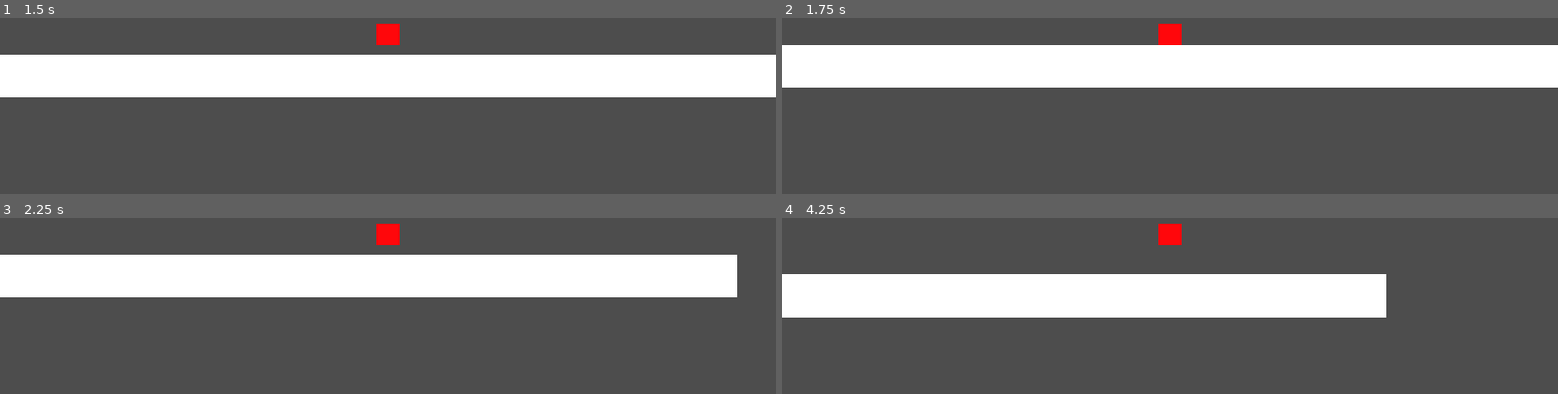
Above: before the commit, frames 1-4 (two rows, left to right).
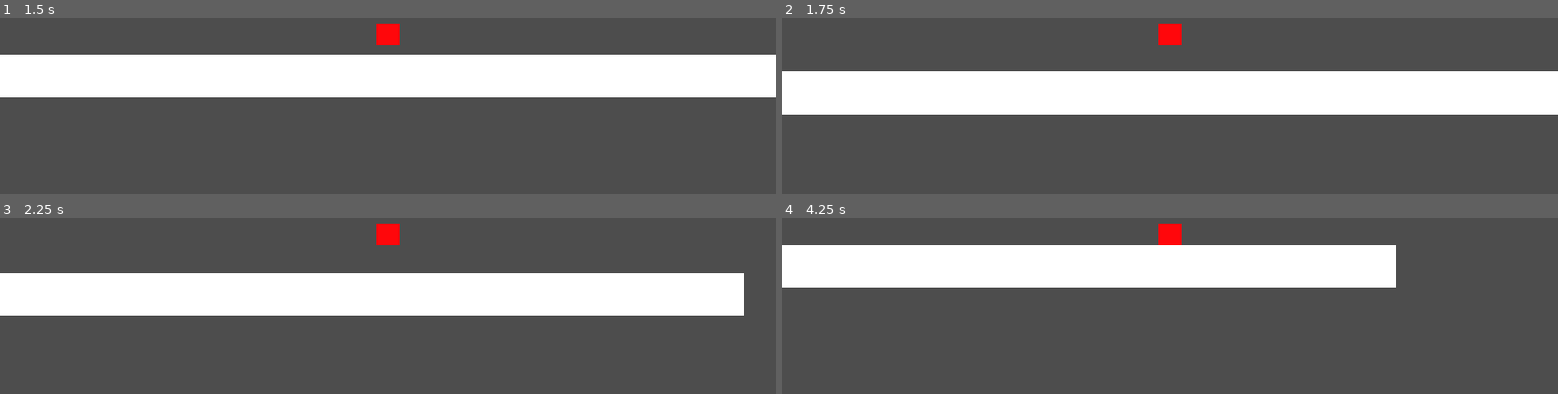
Above: after the commit, the same moments.

Repository: 0xBrandon/FeelBox
Game: Godot game, scene res://world.tscn
Same seed, same stepped clock (60 frames per second), same inputs: the game is played once before the commit and once after it.
Inputs:
- Up to frame 1 (1.5 s): hold D (move_right) from 0.53 s (still down); tap Space (jump) at 0.6, 0.77, 1.07, 1.35 s
- Up to frame 2 (1.75 s): keep holding D (move_right); tap Space (jump) at 1.52 s
- Up to frame 3 (2.25 s): tap Space (jump) at 1.82, 2.1 s; release D (move_right) at 2.03 s; hold A (move_left) from 2.03 s (still down)
- Up to frame 4 (4.25 s): release A (move_left) at 2.78 s; hold D (move_right) from 2.78 s (still down); tap Space (jump) at 2.85, 3.02, 3.32, 3.6, 3.77, 4.07 s

Frame 1 is identical in both runs. In frame 2, 30% of the frame differs, in the area x 0-100%, y 15-55%; in frame 3, 20%; in frame 4, 26%.

Commit message:
v4: Coyote time and jump buffering

Diff:
--- a/player.gd
+++ b/player.gd
@@ -9,11 +9,17 @@
 const JUMP_VELOCITY := -520.0
 const JUMP_CUT      := 0.40
 
-const GRAVITY_RISE      := 1500.0   # while going up
-const GRAVITY_FALL      := 2900.0   # while coming down — almost twice as strong
-const APEX_SPEED        := 110.0    # "near the top of the arc" threshold
-const APEX_GRAVITY_MULT := 0.55     # gravity is weaker up there = hang time
-const MAX_FALL          := 1200.0   # terminal velocity
+const GRAVITY_RISE      := 1500.0
+const GRAVITY_FALL      := 2900.0
+const APEX_SPEED        := 110.0
+const APEX_GRAVITY_MULT := 0.55
+const MAX_FALL          := 1200.0
+
+const COYOTE_TIME := 0.10   # you may still jump for 100ms after leaving the ground
+const JUMP_BUFFER := 0.12   # a press up to 120ms early still counts when you land
+
+var _coyote := 0.0
+var _buffer := 0.0
 
 
 func _physics_process(delta: float) -> void:
@@ -28,8 +34,19 @@
 	else:
 		velocity.x = move_toward(velocity.x, 0.0, friction * delta)
 
-	if Input.is_action_just_pressed("jump") and is_on_floor():
-		velocity.y = JUMP_VELOCITY
+	# --- the two forgiveness timers ---
+	if is_on_floor():
+		_coyote = COYOTE_TIME
+	else:
+		_coyote = maxf(_coyote - delta, 0.0)
+
+	if Input.is_action_just_pressed("jump"):
+		_buffer = JUMP_BUFFER
+	else:
+		_buffer = maxf(_buffer - delta, 0.0)
+
+	if _buffer > 0.0 and _coyote > 0.0:
+		_jump()
 
 	if Input.is_action_just_released("jump") and velocity.y < 0.0:
 		velocity.y *= JUMP_CUT
@@ -37,11 +54,14 @@
 	move_and_slide()
 
 
+func _jump() -> void:
+	velocity.y = JUMP_VELOCITY
+	_coyote = 0.0   # spend them both, or you get a double jump
+	_buffer = 0.0
+
+
 func _apply_gravity(delta: float) -> void:
 	var g := GRAVITY_RISE if velocity.y < 0.0 else GRAVITY_FALL
-
-	# Near the apex, ease off. This is the single most "Nintendo" line in the file.
 	if absf(velocity.y) < APEX_SPEED:
 		g *= APEX_GRAVITY_MULT
-
 	velocity.y = minf(velocity.y + g * delta, MAX_FALL)
